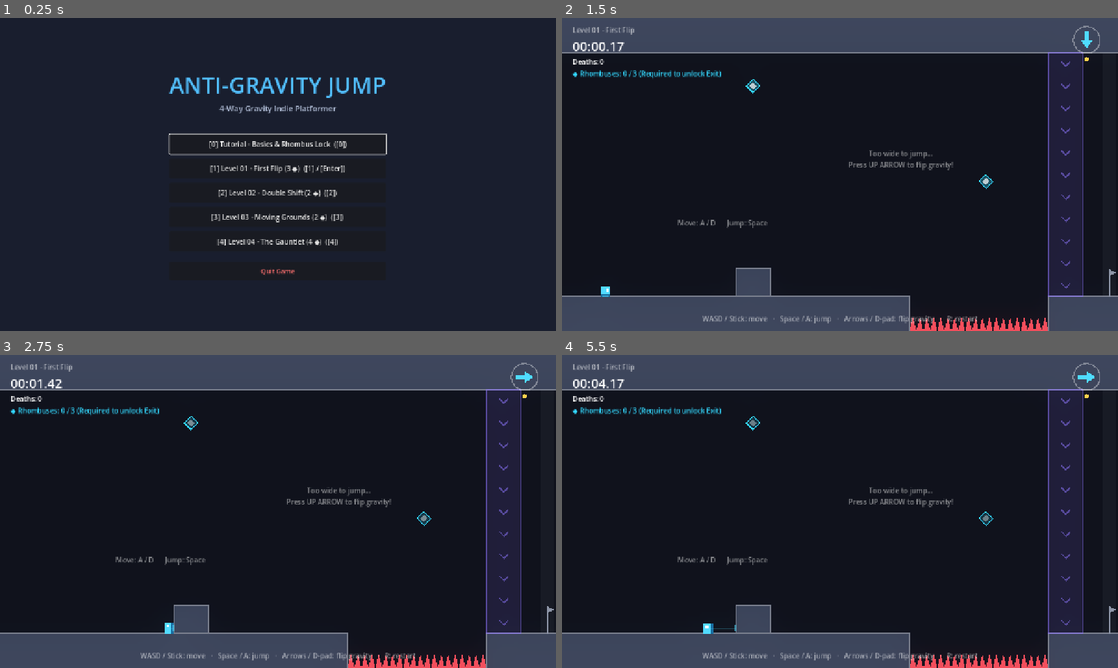
Above: before the commit, frames 1-4 (two rows, left to right).
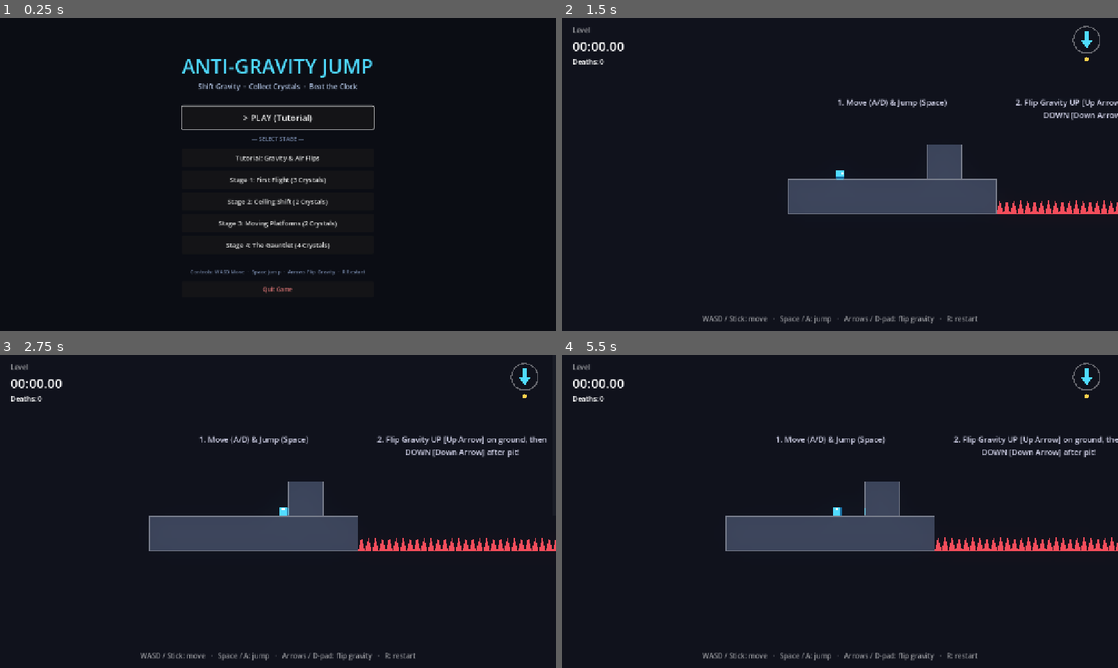
Above: after the commit, the same moments.

Repository: gorelikspb/antigravityjump
Game: Godot game, scene res://src/ui/main_menu.tscn
Two runs of this game, one before a commit and one after it. Both use one fixed random seed, a clock stepped at 60 frames per second and the inputs below.
Inputs (mouse positions are in pixels of both pictures, inside the frame that each line leads up to):
- Up to frame 1 (0.25 s): no input
- Up to frame 2 (1.5 s): click (840, 118) at 0.5 s, where only the run after the commit has a clickable "> PLAY (Tutorial)"; click (840, 168) at 1.25 s, where only the run before the commit has a clickable "[1] Level 01 - First Flip (3 …"
- Up to frame 3 (2.75 s): tap Enter (confirm) at 2 s; move the mouse to (400, 495) at 2.02 s; hold Right (gravity_right) from 2.03 s (still down); tap Keypad Enter at 2.1 s; click (400, 495) at 2.17 s; tap Space (jump) at 2.27 s; tap 0 at 2.3 s
- Up to frame 4 (5.5 s): move the mouse to (728, 527) at 2.77 s; tap 0 at 2.85, 4.55 s; tap Space (jump) at 3.02, 4.52, 5.27 s; tap K at 3.05, 3.6, 5.3 s; move the mouse to (895, 442) at 3.52 s; release Right (gravity_right) at 3.53 s; hold Left (gravity_left) 3.53-4.28 s; tap Keypad Enter at 3.8, 5.1 s; move the mouse to (812, 574) at 4.27 s; hold Right (gravity_right) from 4.28 s (still down); tap Enter (confirm) at 4.35 s; click (812, 574) at 4.42 s; move the mouse to (1006, 558) at 5.02 s

The runs differ from the first frame. In frame 1, 81% of the frame differs, in the area x 0-100%, y 0-100%; in frame 2, 32%; in frame 3, 33%; in frame 4, 33%.
Error after the commit: Invalid access to property or key 'global_position' on a base object of type 'null instance'. (res://src/gameplay/level/level.gd:43)

Commit message:
style: polish main menu UI, replace broken unicode symbols with clear stage descriptions and add quick play

Diff:
--- a/src/core/save_manager.gd
+++ b/src/core/save_manager.gd
@@ -40,7 +40,7 @@
 
 static func compute_medal(time_sec: float, deaths: int, gold_time: float = 22.0, silver_time: float = 40.0) -> String:
 	if deaths == 0 and time_sec <= gold_time:
-		return "★ GOLD"
+		return "[GOLD]"
 	if time_sec <= silver_time:
-		return "◆ SILVER"
-	return "● BRONZE"
+		return "[SILVER]"
+	return "[BRONZE]"
--- a/src/levels/level_00_tutorial.tscn
+++ b/src/levels/level_00_tutorial.tscn
@@ -99,7 +99,7 @@
 offset_bottom = 510.0
 theme_override_colors/font_color = Color(0.9, 0.9, 1, 0.9)
 theme_override_font_sizes/font_size = 18
-text = "2. Flip Gravity UP (↑) on ground, then DOWN (↓) after pit!"
+text = "2. Flip Gravity UP [Up Arrow] on ground, then DOWN [Down Arrow] after pit!"
 horizontal_alignment = 1
 autowrap_mode = 2
 
@@ -110,7 +110,7 @@
 offset_bottom = 360.0
 theme_override_colors/font_color = Color(1, 0.8, 0.3, 1)
 theme_override_font_sizes/font_size = 18
-text = "3. EXIT IS LOCKED! Collect ALL Rhombus Crystals (◆) to unlock Exit & refill flips!"
+text = "3. EXIT IS LOCKED! Collect all Energy Crystals to unlock the Exit & refill flips!"
 horizontal_alignment = 1
 autowrap_mode = 2
 
@@ -121,7 +121,7 @@
 offset_bottom = 240.0
 theme_override_colors/font_color = Color(0.4, 1, 0.6, 1)
 theme_override_font_sizes/font_size = 16
-text = "Grab Crystal near ceiling, then enter golden Exit!"
+text = "Grab the floating Crystal near the ceiling, then enter the golden Exit!"
 horizontal_alignment = 1
 
 [node name="PlayerInstance" parent="." instance=ExtResource("2_player")]
--- a/src/ui/hud.gd
+++ b/src/ui/hud.gd
@@ -44,8 +44,8 @@
 		_crystals.visible = false
 		return
 	_crystals.visible = true
-	var suffix := " (UNLOCKED!)" if (required and collected >= total) else (" (Required to unlock Exit)" if required else "")
-	_crystals.text = "◆ Rhombuses: %d / %d%s" % [collected, total, suffix]
+	var suffix := " (EXIT UNLOCKED!)" if (required and collected >= total) else (" (Exit Locked)" if required else "")
+	_crystals.text = "Crystals: %d / %d%s" % [collected, total, suffix]
 
 
 func _on_gravity_changed(dir: int) -> void:
@@ -53,7 +53,7 @@
 
 
 func _on_level_completed(seconds: float, deaths: int, has_next: bool) -> void:
-	var medal := "★ GOLD" if (deaths == 0 and seconds <= 25.0) else ("◆ SILVER" if seconds <= 45.0 else "● BRONZE")
+	var medal := "[GOLD MEDAL]" if (deaths == 0 and seconds <= 25.0) else ("[SILVER MEDAL]" if seconds <= 45.0 else "[BRONZE MEDAL]")
 	_stats.text = "Rank  %s\nTime  %s\nDeaths  %d" % [medal, format_time(seconds), deaths]
-	_prompt.text = ("[Enter] Next level" if has_next else "[Enter] Main Menu") + "   ·   [R] Restart   ·   [Esc] Menu"
+	_prompt.text = ("[Enter] Next Level" if has_next else "[Enter] Main Menu") + "   ·   [R] Restart   ·   [Esc] Menu"
 	_complete_panel.visible = true
--- a/src/ui/hud.tscn
+++ b/src/ui/hud.tscn
@@ -34,7 +34,7 @@
 visible = false
 layout_mode = 2
 theme_override_colors/font_color = Color(0.2, 0.85, 1, 1)
-text = "◆ Crystals: 0 / 0"
+text = "Crystals: 0 / 0"
 
 [node name="GravityIndicator" type="Control" parent="."]
 unique_name_in_owner = true
--- a/src/ui/main_menu.gd
+++ b/src/ui/main_menu.gd
@@ -1,7 +1,8 @@
 class_name MainMenu
 extends Control
-## Main Menu UI script. Implements level selection for 0 through 4 and quit.
+## Main Menu UI script with streamlined stage selection and continue flow.
 
+@onready var _btn_play: Button = %BtnPlay
 @onready var _btn_level_0: Button = %BtnLevel0
 @onready var _btn_level_1: Button = %BtnLevel1
 @onready var _btn_level_2: Button = %BtnLevel2
@@ -9,30 +10,54 @@
 @onready var _btn_level_4: Button = %BtnLevel4
 @onready var _btn_quit: Button = %BtnQuit
 
+const STAGES: Array[Dictionary] = [
+	{"id": "level_00_tutorial", "path": "res://src/levels/level_00_tutorial.tscn", "title": "Tutorial: Gravity & Air Flips"},
+	{"id": "level_01", "path": "res://src/levels/level_01.tscn", "title": "Stage 1: First Flight (3 Crystals)"},
+	{"id": "level_02", "path": "res://src/levels/level_02.tscn", "title": "Stage 2: Ceiling Shift (2 Crystals)"},
+	{"id": "level_03", "path": "res://src/levels/level_03.tscn", "title": "Stage 3: Moving Platforms (2 Crystals)"},
+	{"id": "level_04", "path": "res://src/levels/level_04.tscn", "title": "Stage 4: The Gauntlet (4 Crystals)"},
+]
+
 
 func _ready() -> void:
-	_btn_level_0.pressed.connect(func() -> void: _load_level("res://src/levels/level_00_tutorial.tscn"))
-	_btn_level_1.pressed.connect(func() -> void: _load_level("res://src/levels/level_01.tscn"))
-	_btn_level_2.pressed.connect(func() -> void: _load_level("res://src/levels/level_02.tscn"))
-	_btn_level_3.pressed.connect(func() -> void: _load_level("res://src/levels/level_03.tscn"))
-	_btn_level_4.pressed.connect(func() -> void: _load_level("res://src/levels/level_04.tscn"))
+	if OS.has_feature("web"):
+		_btn_quit.visible = false
+
+	var next_stage_path := "res://src/levels/level_00_tutorial.tscn"
+	var next_stage_name := "Tutorial"
+
+	if has_node("/root/SaveManager"):
+		var sm := get_node("/root/SaveManager")
+		for stage in STAGES:
+			if not sm.call(&"is_completed", stage["id"]):
+				next_stage_path = stage["path"]
+				var parts: PackedStringArray = (stage["title"] as String).split(":")
+				next_stage_name = parts[0]
+				break
+
+	_btn_play.text = "> PLAY (" + next_stage_name + ")"
+	_btn_play.pressed.connect(func() -> void: _load_level(next_stage_path))
+
+	_setup_stage_button(_btn_level_0, STAGES[0])
+	_setup_stage_button(_btn_level_1, STAGES[1])
+	_setup_stage_button(_btn_level_2, STAGES[2])
+	_setup_stage_button(_btn_level_3, STAGES[3])
+	_setup_stage_button(_btn_level_4, STAGES[4])
+
 	_btn_quit.pressed.connect(func() -> void: get_tree().quit())
-	_decorate_button(_btn_level_0, "level_00_tutorial")
-	_decorate_button(_btn_level_1, "level_01")
-	_decorate_button(_btn_level_2, "level_02")
-	_decorate_button(_btn_level_3, "level_03")
-	_decorate_button(_btn_level_4, "level_04")
-	_btn_level_0.grab_focus()
+	_btn_play.grab_focus()
 
 
-func _decorate_button(btn: Button, level_id: String) -> void:
-	if not has_node("/root/SaveManager"):
-		return
-	var sm := get_node("/root/SaveManager")
-	if sm.call(&"is_completed", level_id):
-		var t: float = sm.call(&"get_best_time", level_id)
-		var d: int = sm.call(&"get_best_deaths", level_id)
-		btn.text += "   ✓ Best: %.2fs (%d deaths)" % [t, d]
+func _setup_stage_button(btn: Button, stage: Dictionary) -> void:
+	var label: String = stage["title"]
+	if has_node("/root/SaveManager"):
+		var sm := get_node("/root/SaveManager")
+		if sm.call(&"is_completed", stage["id"]):
+			var t: float = sm.call(&"get_best_time", stage["id"])
+			var d: int = sm.call(&"get_best_deaths", stage["id"])
+			label += "  [Best: %.2fs | %d deaths]" % [t, d]
+	btn.text = label
+	btn.pressed.connect(func() -> void: _load_level(stage["path"]))
 
 
 func _unhandled_input(event: InputEvent) -> void:
@@ -47,8 +72,6 @@
 			_load_level("res://src/levels/level_03.tscn")
 		elif event.keycode == KEY_4 or event.keycode == KEY_KP_4:
 			_load_level("res://src/levels/level_04.tscn")
-		elif event.keycode == KEY_ENTER or event.keycode == KEY_KP_ENTER:
-			_load_level("res://src/levels/level_00_tutorial.tscn")
 
 
 func _load_level(path: String) -> void:
--- a/src/ui/main_menu.tscn
+++ b/src/ui/main_menu.tscn
@@ -18,7 +18,7 @@
 anchor_bottom = 1.0
 grow_horizontal = 2
 grow_vertical = 2
-color = Color(0.1, 0.12, 0.18, 1)
+color = Color(0.043, 0.051, 0.078, 1)
 
 [node name="CenterContainer" type="CenterContainer" parent="."]
 layout_mode = 1
@@ -30,78 +30,101 @@
 
 [node name="VBoxContainer" type="VBoxContainer" parent="CenterContainer"]
 layout_mode = 2
-theme_override_constants/separation = 18
+theme_override_constants/separation = 14
 alignment = 1
 
 [node name="HeaderBox" type="VBoxContainer" parent="CenterContainer/VBoxContainer"]
 layout_mode = 2
-theme_override_constants/separation = 6
+theme_override_constants/separation = 4
 alignment = 1
 
 [node name="Title" type="Label" parent="CenterContainer/VBoxContainer/HeaderBox"]
 layout_mode = 2
-theme_override_colors/font_color = Color(0.32, 0.75, 1, 1)
-theme_override_font_sizes/font_size = 52
+theme_override_colors/font_color = Color(0.31, 0.86, 1, 1)
+theme_override_font_sizes/font_size = 46
 text = "ANTI-GRAVITY JUMP"
 horizontal_alignment = 1
 
 [node name="Subtitle" type="Label" parent="CenterContainer/VBoxContainer/HeaderBox"]
 layout_mode = 2
-theme_override_colors/font_color = Color(0.7, 0.75, 0.85, 1)
-theme_override_font_sizes/font_size = 18
-text = "4-Way Gravity Indie Platformer"
+theme_override_colors/font_color = Color(0.66, 0.73, 0.85, 1)
+theme_override_font_sizes/font_size = 16
+text = "Shift Gravity  ·  Collect Crystals  ·  Beat the Clock"
 horizontal_alignment = 1
 
-[node name="Spacer" type="Control" parent="CenterContainer/VBoxContainer"]
-custom_minimum_size = Vector2(0, 10)
+[node name="SpacerTop" type="Control" parent="CenterContainer/VBoxContainer"]
+custom_minimum_size = Vector2(0, 6)
 layout_mode = 2
+
+[node name="BtnPlay" type="Button" parent="CenterContainer/VBoxContainer"]
+unique_name_in_owner = true
+custom_minimum_size = Vector2(440, 52)
+layout_mode = 2
+theme_override_colors/font_color = Color(1, 0.85, 0.35, 1)
+theme_override_font_sizes/font_size = 20
+text = "> PLAY GAME"
+
+[node name="SectionLabel" type="Label" parent="CenterContainer/VBoxContainer"]
+layout_mode = 2
+theme_override_colors/font_color = Color(0.45, 0.52, 0.65, 1)
+theme_override_font_sizes/font_size = 13
+text = "— SELECT STAGE —"
+horizontal_alignment = 1
 
 [node name="MenuButtons" type="VBoxContainer" parent="CenterContainer/VBoxContainer"]
 layout_mode = 2
-theme_override_constants/separation = 10
+theme_override_constants/separation = 8
 
 [node name="BtnLevel0" type="Button" parent="CenterContainer/VBoxContainer/MenuButtons"]
 unique_name_in_owner = true
-custom_minimum_size = Vector2(380, 46)
+custom_minimum_size = Vector2(440, 42)
 layout_mode = 2
-theme_override_font_sizes/font_size = 16
-text = "[0] Tutorial - Basics & Rhombus Lock  ([0])"
+theme_override_font_sizes/font_size = 15
+text = "Tutorial: Gravity & Air Flips"
 
 [node name="BtnLevel1" type="Button" parent="CenterContainer/VBoxContainer/MenuButtons"]
 unique_name_in_owner = true
-custom_minimum_size = Vector2(380, 46)
+custom_minimum_size = Vector2(440, 42)
 layout_mode = 2
-theme_override_font_sizes/font_size = 16
-text = "[1] Level 01 - First Flip (3 ◆)  ([1] / [Enter])"
+theme_override_font_sizes/font_size = 15
+text = "Stage 1: First Flight (3 Crystals)"
 
 [node name="BtnLevel2" type="Button" parent="CenterContainer/VBoxContainer/MenuButtons"]
 unique_name_in_owner = true
-custom_minimum_size = Vector2(380, 46)
+custom_minimum_size = Vector2(440, 42)
 layout_mode = 2
-theme_override_font_sizes/font_size = 16
-text = "[2] Level 02 - Double Shift (2 ◆)  ([2])"
+theme_override_font_sizes/font_size = 15
+text = "Stage 2: Ceiling Shift (2 Crystals)"
 
 [node name="BtnLevel3" type="Button" parent="CenterContainer/VBoxContainer/MenuButtons"]
 unique_name_in_owner = true
-custom_minimum_size = Vector2(380, 46)
+custom_minimum_size = Vector2(440, 42)
 layout_mode = 2
-theme_override_font_sizes/font_size = 16
-text = "[3] Level 03 - Moving Grounds (2 ◆)  ([3])"
+theme_override_font_sizes/font_size = 15
+text = "Stage 3: Moving Platforms (2 Crystals)"
 
 [node name="BtnLevel4" type="Button" parent="CenterContainer/VBoxContainer/MenuButtons"]
 unique_name_in_owner = true
-custom_minimum_size = Vector2(380, 46)
+custom_minimum_size = Vector2(440, 42)
 layout_mode = 2
-theme_override_font_sizes/font_size = 16
-text = "[4] Level 04 - The Gauntlet (4 ◆)  ([4])"
+theme_override_font_sizes/font_size = 15
+text = "Stage 4: The Gauntlet (4 Crystals)"
 
-[node name="HSeparator" type="HSeparator" parent="CenterContainer/VBoxContainer/MenuButtons"]
+[node name="SpacerBottom" type="Control" parent="CenterContainer/VBoxContainer"]
+custom_minimum_size = Vector2(0, 4)
 layout_mode = 2
 
-[node name="BtnQuit" type="Button" parent="CenterContainer/VBoxContainer/MenuButtons"]
+[node name="ControlsFooter" type="Label" parent="CenterContainer/VBoxContainer"]
+layout_mode = 2
+theme_override_colors/font_color = Color(0.45, 0.52, 0.65, 1)
+theme_override_font_sizes/font_size = 12
+text = "Controls: WASD Move  ·  Space Jump  ·  Arrows Flip Gravity  ·  R Restart"
+horizontal_alignment = 1
+
+[node name="BtnQuit" type="Button" parent="CenterContainer/VBoxContainer"]
 unique_name_in_owner = true
-custom_minimum_size = Vector2(380, 42)
+custom_minimum_size = Vector2(440, 36)
 layout_mode = 2
-theme_override_colors/font_color = Color(0.9, 0.4, 0.4, 1)
-theme_override_font_sizes/font_size = 15
+theme_override_colors/font_color = Color(0.85, 0.45, 0.45, 1)
+theme_override_font_sizes/font_size = 13
 text = "Quit Game"
Not shown, added: src/core/save_manager.gd.uid
Not shown, changed: public/game/index.pck
